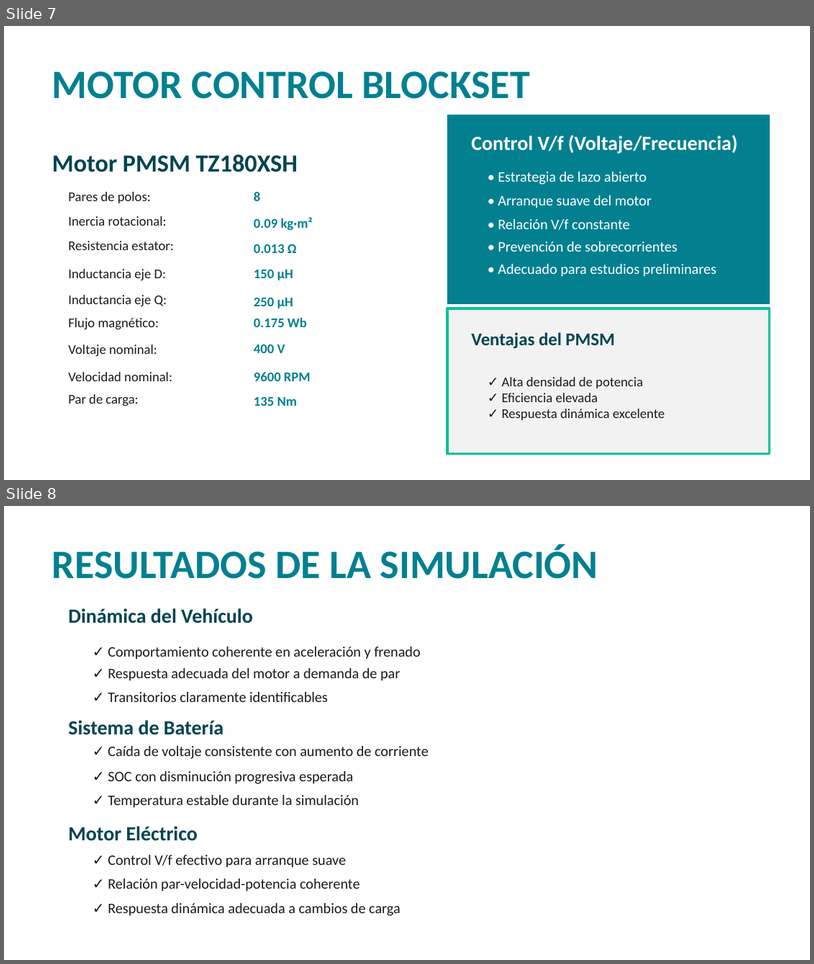
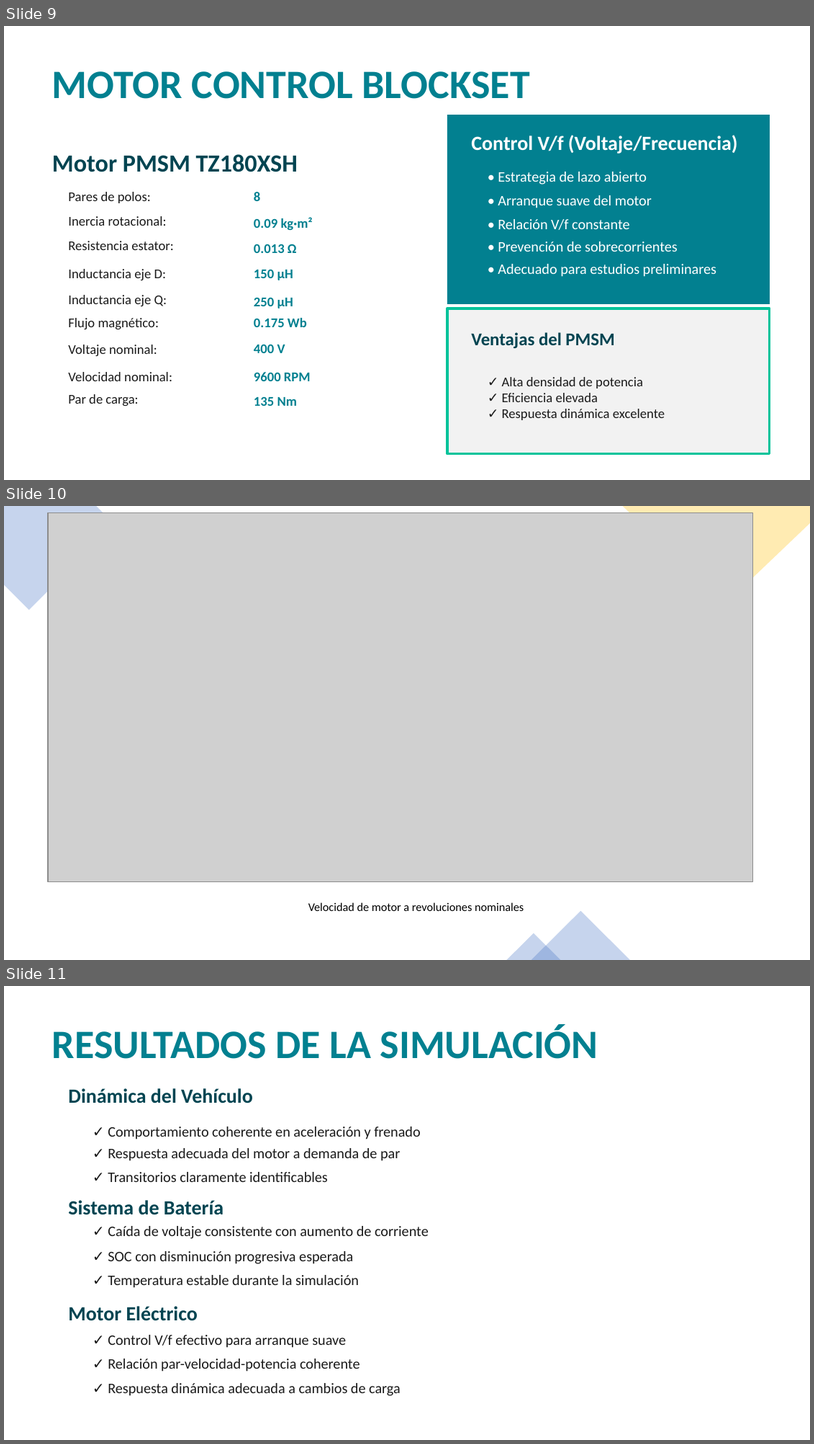
Before and after one commit to Carlos0610R/Alcivar-Rojas-Proyecto-vehiculos-hibridos-y-electricos-segundo-parcial., a slide deck: Alcivar, Rojas Presentacion_Proyecto_EV_MATLAB.pptx. Shown one above the other, each under a label of ours: slides 7 and 8 before the commit, slides 9, 10 and 11 after it. The pictures are 814x964 and 814x1444 pixels, drawn with LibreOffice and Linux fonts; fonts in the diff are those of the drawing; grey boxes stand for pictures. Boxes give left, top, right and bottom in pixels: in the first picture for what was removed or moved away, otherwise in the second. Text is boxed around its words. In the diff, an @@ line names an element or a change of style, - is before the commit and + after.

```diff
--- a/Alcivar, Rojas Presentacion_Proyecto_EV_MATLAB.pptx
+++ b/Alcivar, Rojas Presentacion_Proyecto_EV_MATLAB.pptx
@@ slide 10 added at [4, 506, 810, 960], background #FFFFFF @@
@@ freeform shape added at [4, 506, 114, 610], fill #4472C4 at 30% opacity @@
@@ picture added at [47, 512, 753, 881] @@
@@ freeform shape added at [622, 506, 810, 604], fill #FFC000 at 30% opacity @@
@@ text added at [309, 902, 524, 911], 10.5 pt, text #000000 @@
+Velocidad de motor a revoluciones nominales
@@ triangle added at [531, 911, 630, 960], fill #4472C4 at 30% opacity @@
@@ triangle added at [507, 932, 561, 959], fill #4472C4 at 30% opacity @@
@@ what was slide 7 is now slide 9 @@
@@ what was slide 8 is now slide 11 @@
```
Also in this commit, not shown: 1 slide changed, 2 other slides added, 1 slide removed.
